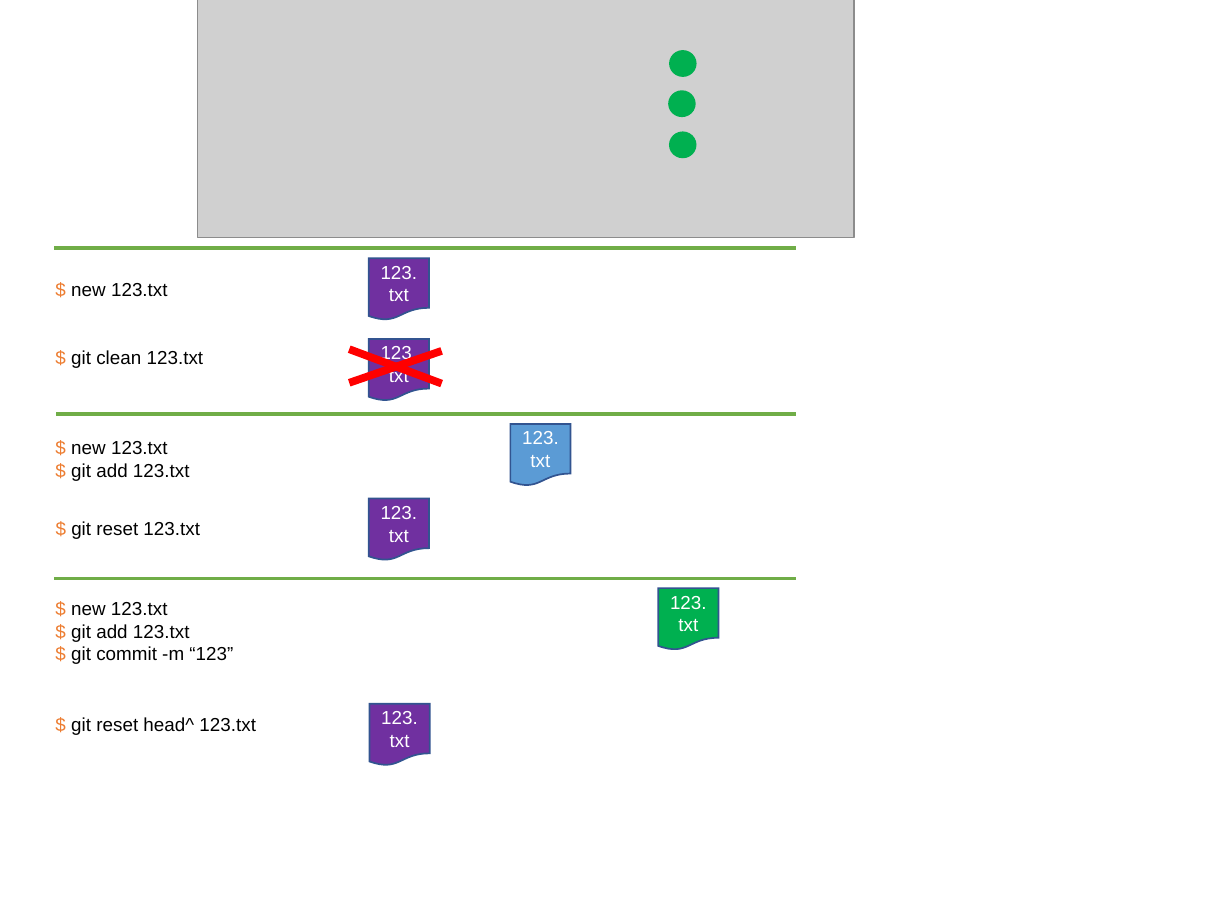
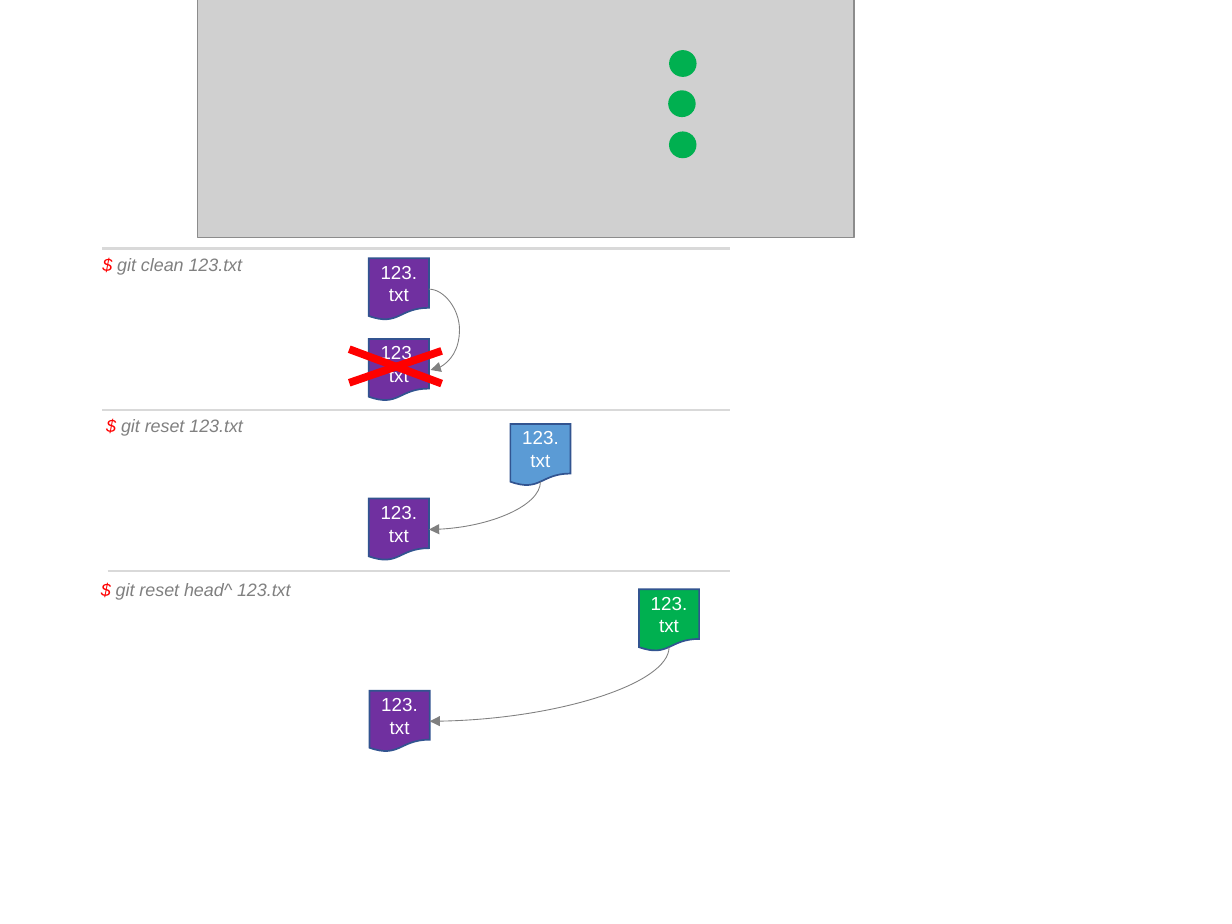
Before and after one commit to XiaoliangHuang/Hexo, a slide deck: slide 2 of source/_posts/Git版本控制/rollback.pptx. Drawn at 1232x924 pixels with LibreOffice and Linux fonts; fonts in the diff are those of the drawing; grey boxes stand for pictures. Boxes give left, top, right and bottom in pixels: in the first picture for what was removed or moved away, otherwise in the second. Text is boxed around its words. In the diff, an @@ line names an element or a change of style, - is before the commit and + after.

```diff
--- a/source/_posts/Git版本控制/rollback.pptx
+++ b/source/_posts/Git版本控制/rollback.pptx
@@ text "$ git clean 123.txt": place and size @@
-text "$ git clean 123.txt" at <box>71,350,204,368</box>
+text "$ git clean 123.txt" at <box>117,258,243,275</box>
@@ line moved from (54, 249) - (796, 249) to (102, 249) - (731, 249) @@
@@ line (102, 249) - (731, 249): stroke #70AD47 2.25 pt to #D9D9D9 1.5 pt @@
@@ text removed at <box>71,283,168,297</box> @@
-$ new 123.txt
@@ curved arrow added from (429, 290) to (431, 370), #808080 0.5 pt @@
@@ size 11 to 10.5 pt, text colour #000000 to #808080, italic on; text colour #ED7D31 to #FF0000 in "$" in 3 elements at <box>117,258,243,275</box>, <box>116,583,291,600</box>, <box>121,419,243,436</box> @@
@@ text "$ git reset 123.txt": place and size @@
-text "$ git reset 123.txt" at <box>71,521,200,539</box>
+text "$ git reset 123.txt" at <box>121,419,243,436</box>
@@ line moved from (57, 414) - (796, 414) to (102, 410) - (731, 410) @@
@@ line (102, 410) - (731, 410): stroke #70AD47 2.25 pt to #D9D9D9 1.5 pt @@
@@ text removed at <box>71,441,190,481</box> @@
-$ new 123.txt
-$ git add 123.txt
@@ curved arrow added from (541, 482) to (429, 530), #808080 0.5 pt @@
@@ text "$ git reset head^ 123.txt": place and size @@
-text "$ git reset head^ 123.txt" at <box>71,717,256,735</box>
+text "$ git reset head^ 123.txt" at <box>116,583,291,600</box>
@@ line moved from (54, 579) - (796, 579) to (107, 570) - (731, 570) @@
@@ line (107, 570) - (731, 570): stroke #70AD47 2.25 pt to #D9D9D9 1.5 pt @@
@@ flow chart document "123.txt": place and size @@
-flow chart document "123.txt" at <box>658,588,718,649</box>
+flow chart document "123.txt" at <box>639,589,700,650</box>
@@ text removed at <box>71,602,233,664</box> @@
-$ new 123.txt
-$ git add 123.txt
-$ git commit -m “123”
@@ curved arrow added from (669, 647) to (430, 721), #808080 0.5 pt @@
@@ flow chart document "123.txt": place and size @@
-flow chart document "123.txt" at <box>370,703,430,765</box>
+flow chart document "123.txt" at <box>370,691,430,753</box>
```
Also in this commit, not shown: 1 slide added, 1 slide removed, 4 other files.
